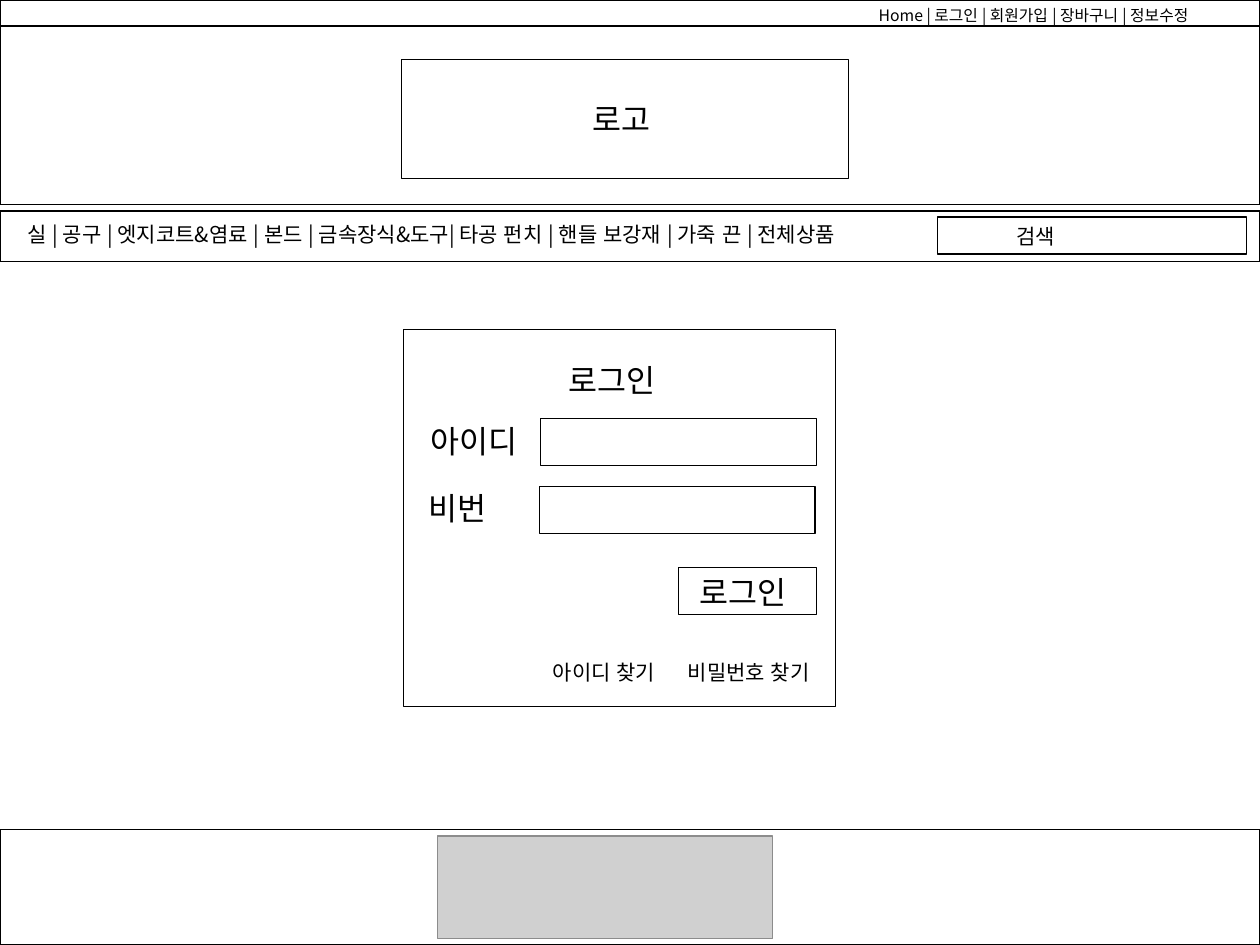
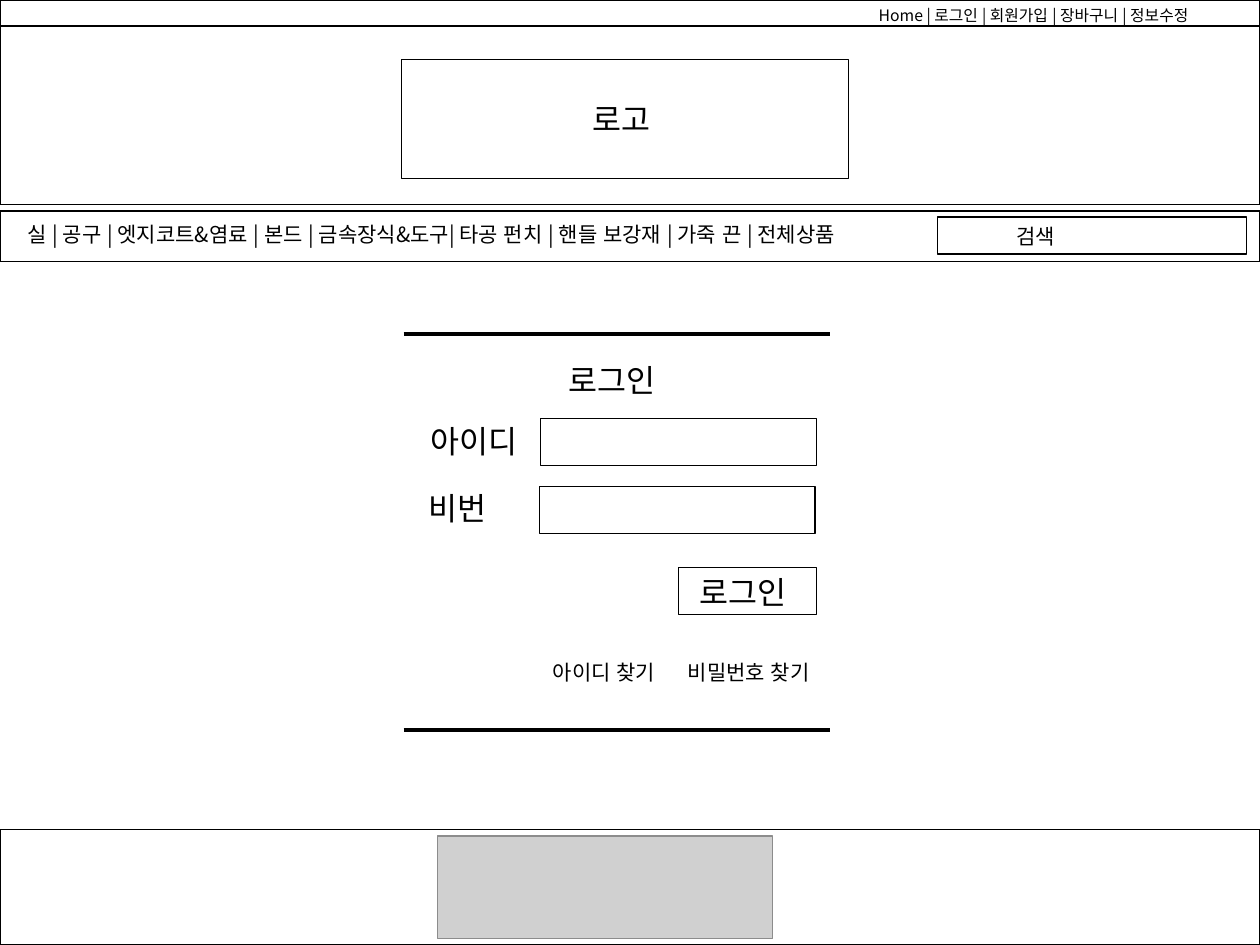
Before and after one commit to yeonjihyo/Leather, a slide deck: slide 2 of Notes/Leather_스토리보드.pptx. Drawn at 1260x945 pixels with LibreOffice and Linux fonts; fonts in the diff are those of the drawing; grey boxes stand for pictures. Boxes give left, top, right and bottom in pixels: in the first picture for what was removed or moved away, otherwise in the second. Text is boxed around its words. In the diff, an @@ line names an element or a change of style, - is before the commit and + after.

```diff
--- a/Notes/Leather_스토리보드.pptx
+++ b/Notes/Leather_스토리보드.pptx
@@ rectangle removed at [403,330,835,707] @@
@@ line added from (403, 334) to (830, 334), #000000 2.25 pt @@
@@ line added from (403, 731) to (830, 731), #000000 2.25 pt @@
```
Also in this commit, not shown: 2 other slides changed.
